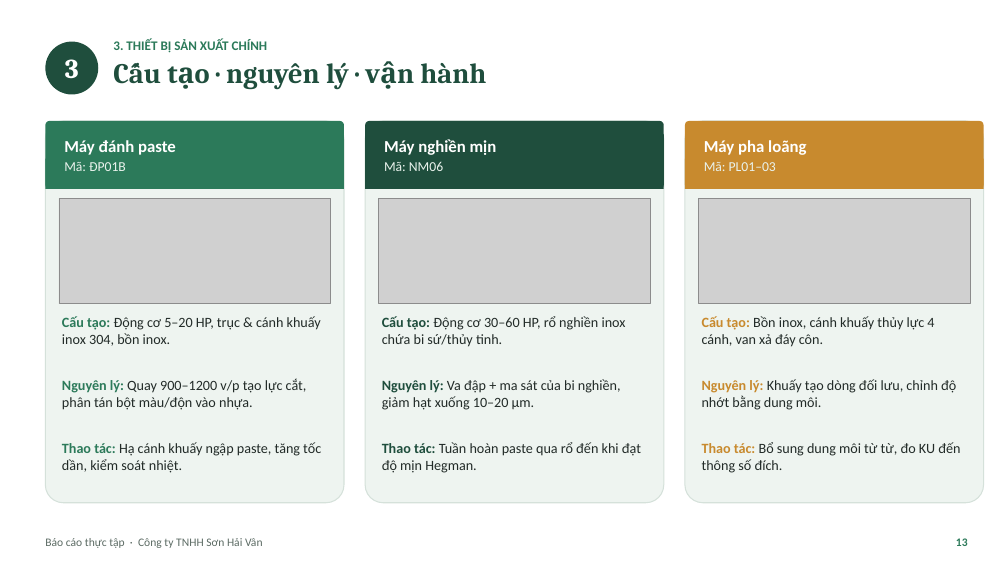
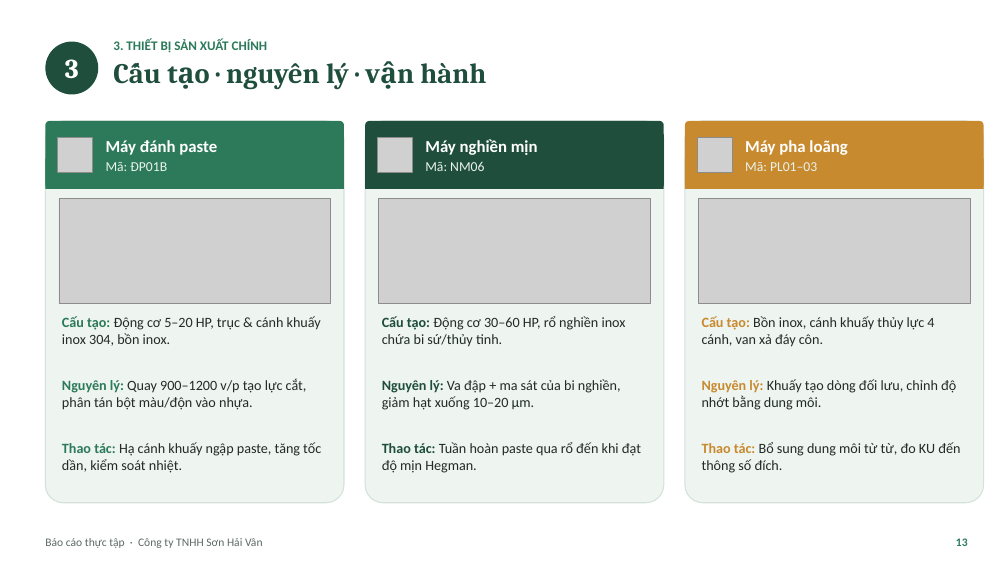
Before and after one commit to tranconcoder/pubic-resources, a slide deck: slide 13 of SuHeo/Báo cáo thực tập - Sơn Hải Vân.pptx. Drawn at 1008x567 pixels with LibreOffice and Linux fonts; fonts in the diff are those of the drawing; grey boxes stand for pictures. Boxes give left, top, right and bottom in pixels: in the first picture for what was removed or moved away, otherwise in the second. Text is boxed around its words. In the diff, an @@ line names an element or a change of style, - is before the commit and + after.

```diff
--- a/SuHeo/Báo cáo thực tập - Sơn Hải Vân.pptx
+++ b/SuHeo/Báo cáo thực tập - Sơn Hải Vân.pptx
@@ picture added at (57,138,92,172) @@
@@ text "Máy đánh paste": place and size @@
-text "Máy đánh paste" at (64,140,176,171)
+text "Máy đánh paste" at (106,140,217,171)
@@ picture added at (377,138,412,172) @@
@@ text "Máy nghiền mịn": place and size @@
-text "Máy nghiền mịn" at (384,139,497,171)
+text "Máy nghiền mịn" at (425,139,538,171)
@@ picture added at (697,138,732,172) @@
@@ text "Máy pha loãng": place and size @@
-text "Máy pha loãng" at (704,140,806,171)
+text "Máy pha loãng" at (745,140,847,171)
```
Also in this commit, not shown: 14 other slides changed, 1 other file.
